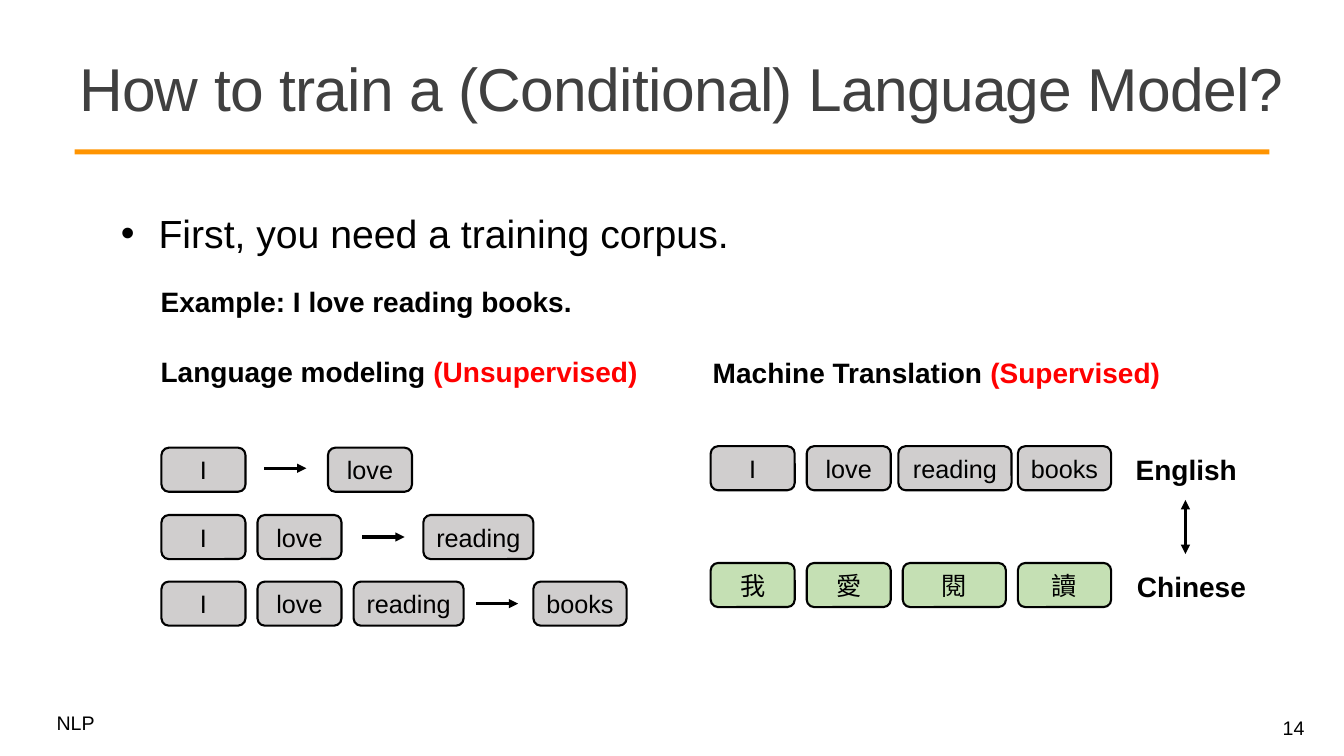
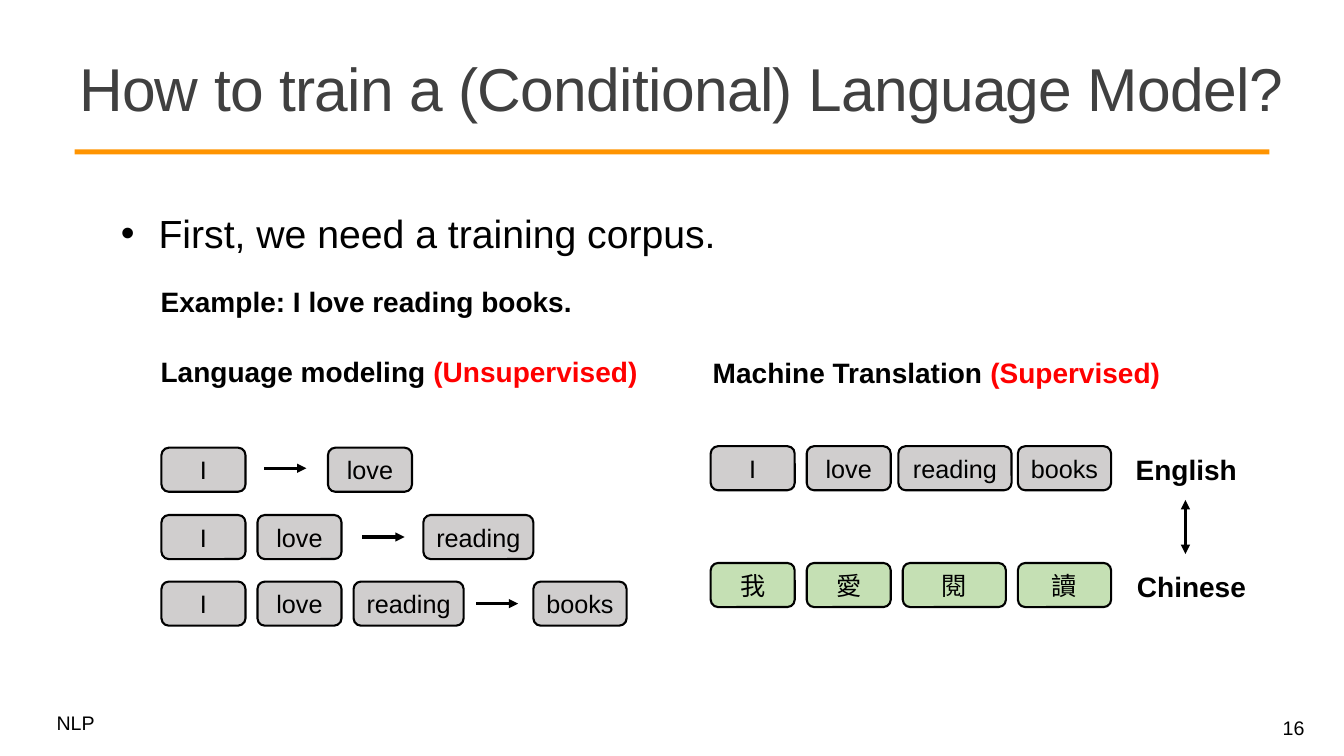
Before and after one commit to mcps5601/CGUNLP_2026_Spring, a slide deck: slide 16 of slides/w8_decoder_0413.pptx (slide 14 before the commit). Drawn at 1344x756 pixels with LibreOffice and Linux fonts; fonts in the diff are those of the drawing; background and template pictures are left out. Boxes give left, top, right and bottom in pixels: in the first picture for what was removed or moved away, otherwise in the second. Text is boxed around its words. In the diff, an @@ line names an element or a change of style, - is before the commit and + after.

```diff
--- a/slides/w8_decoder_0413.pptx
+++ b/slides/w8_decoder_0413.pptx
@@ text at [159, 219, 715, 256]: text changed @@
-• First, you need a training corpus.
+• First, we need a training corpus.
@@ page number at [1283, 721, 1305, 736]: text changed @@
-14
+16
```
Also in this commit, not shown: 7 other slides changed, 2 slides added, 1 other file.
